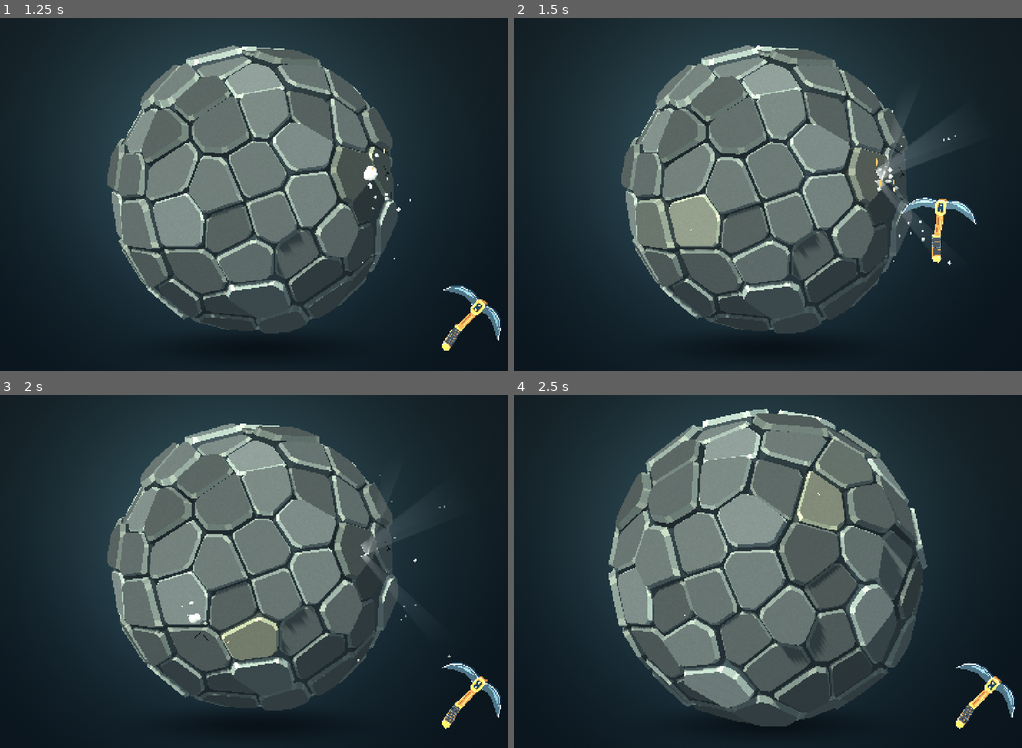
Above: before the commit, frames 1-4 (two rows, left to right).
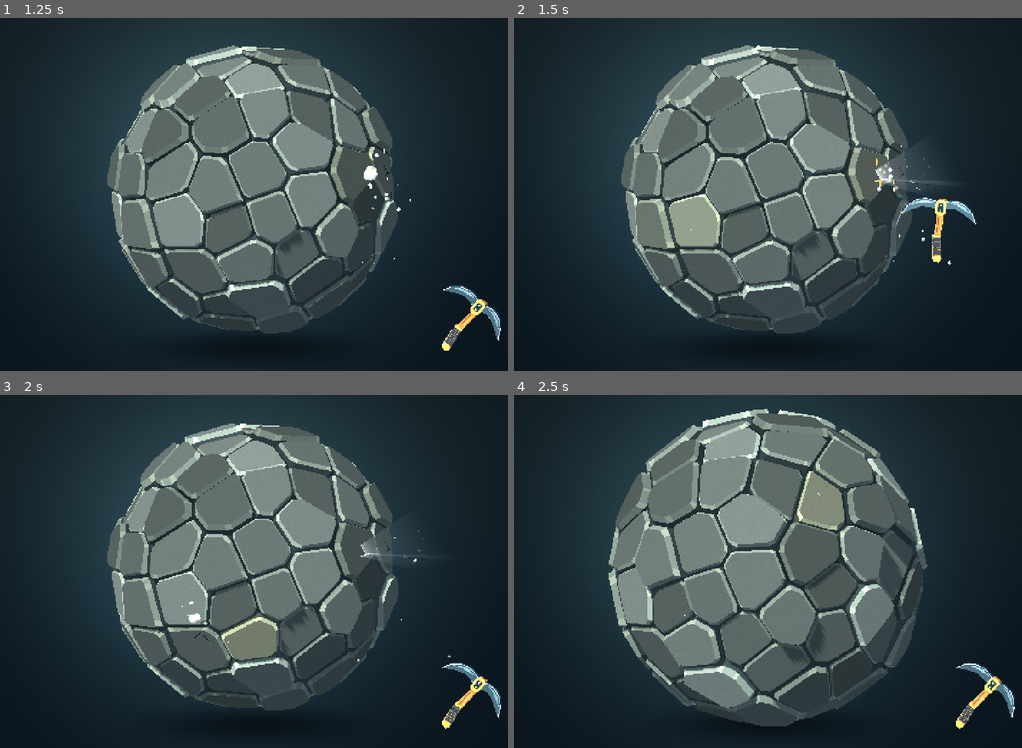
Above: after the commit, the same moments.

Repository: TeamCrocoNoodle/OneMoreOre
Game: Godot game, scene res://scenes/main.tscn
Two runs of this game, one before a commit and one after it. Both use one fixed random seed, a clock stepped at 60 frames per second and the inputs below.
Inputs (mouse positions are in pixels of both pictures, inside the frame that each line leads up to):
- Up to frame 1 (1.25 s): tap Enter at 0.5 s; move the mouse to (365, 176) at 0.52 s; hold D (orbit_right) from 0.53 s (still down); hold Space (mine) from 0.53 s (still down); click (365, 176) at 0.67 s
- Up to frame 2 (1.5 s): release D (orbit_right) at 1.25 s; release Space (mine) at 1.25 s; drag from (666, 212) to (742, 265) at 1.27 s
- Up to frame 3 (2 s): no input
- Up to frame 4 (2.5 s): move the mouse to (818, 493) at 2.02 s; hold D (orbit_right) from 2.03 s (still down); tap G at 2.1 s

Frame 1 is identical in both runs. In frame 2, 0.6% of the frame differs, in the area x 71-87%, y 26-62%; in frame 3, 0.2%; in frame 4, nothing differs.

Commit message:
Light effect changed.

Diff:
--- a/scripts/gem_light.gd
+++ b/scripts/gem_light.gd
@@ -10,8 +10,8 @@
 const GLOW_OFFSET := 0.010
 const RAY_OFFSET := 0.018
 const CRACK_CORE_RATIO := 0.78
-const CRACK_GLOW_RATIO := 2.2
-const SHEET_OPACITY := 0.30
+const CRACK_GLOW_RATIO := 3.0
+const SHEET_OPACITY := 0.26
 const TIER_COLORS: Array[Color] = [
 	Color("f3faff"), Color("64ff86"), Color("4896ff"),
 	Color("ffe15b"), Color("be65ff"), Color("ff4c61")
@@ -26,6 +26,8 @@
 var _rng := RandomNumberGenerator.new()
 var _seed_value := 0
 var _latest_impact := Vector3.ZERO
+var _emitter_position := Vector3.ZERO
+var _projection_scale := 6.0
 var _crack_segments: Array[Dictionary] = []
 var _rays: Array[Dictionary] = []
 var _dust: Array[Dictionary] = []
@@ -46,8 +48,7 @@
 var _configured := false
 
 
-@warning_ignore("unused_parameter")
-func configure(face_points: PackedVector3Array, face_center: Vector3, normal: Vector3, seed_value: int) -> void:
+func configure(face_points: PackedVector3Array, face_center: Vector3, normal: Vector3, seed_value: int, source_position: Vector3 = Vector3.INF) -> void:
 	_ensure_meshes()
 	clear()
 	_normal = normal.normalized() if normal.length_squared() > 0.0001 else Vector3.UP
@@ -55,6 +56,19 @@
 	if _tangent.length_squared() < 0.1:
 		_tangent = _normal.cross(Vector3.RIGHT).normalized()
 	_bitangent = _normal.cross(_tangent).normalized()
+	var extent := 0.0
+	for point in face_points:
+		extent += point.distance_to(face_center)
+	extent = maxf(extent / maxf(float(face_points.size()), 1.0), 0.35)
+	_emitter_position = source_position if source_position != Vector3.INF else face_center - _normal * extent * 0.7
+	# Keep the gem's lateral placement, but give very shallow sockets enough
+	# optical depth that tiny cracks cannot project into enormous triangles.
+	var depth := _normal.dot(face_center - _emitter_position)
+	var minimum_depth := maxf(extent * 0.60, 0.24)
+	if depth < minimum_depth:
+		_emitter_position -= _normal * (minimum_depth - depth)
+		depth = minimum_depth
+	_projection_scale = 1.0 + clampf(extent * 3.5, 1.8, 3.1) / (depth + RAY_OFFSET)
 	_seed_value = seed_value
 	_rng.seed = seed_value
 	_configured = true
@@ -225,24 +239,21 @@
 		var impact: Vector3 = segment.impact
 		var source_t := 0.5
 		var source_point := a.lerp(b, source_t)
-		var tangent := (b - a).normalized()
-		var outward := source_point - impact
-		outward -= _normal * outward.dot(_normal)
-		outward = outward.normalized() if outward.length_squared() > 0.0000001 else tangent
-		if tangent.dot(outward) < 0.0:
-			tangent = -tangent
-		# The light leaves the length of a slit, across its edge. Traveling
-		# along the crack instead would visually collapse the line to a point.
-		var planar := _normal.cross(tangent).normalized()
-		if planar.dot(outward) < 0.0:
-			planar = -planar
-		var fan := _rng.randf_range(0.85, 1.35)
-		var ray_direction := (_normal + planar * fan).normalized()
+		var origin := source_point + _normal * RAY_OFFSET
+		var source_a := a + _normal * RAY_OFFSET
+		var source_b := b + _normal * RAY_OFFSET
+		# One buried light shines THROUGH the complete crack network. Shared
+		# endpoints stay shared at the far end too, just like adjacent sections
+		# of an open door slit. No independent sideways fans or random widening.
+		var tip_a := _emitter_position + (source_a - _emitter_position) * _projection_scale
+		var tip_b := _emitter_position + (source_b - _emitter_position) * _projection_scale
+		var advance := (tip_a + tip_b) * 0.5 - origin
 		_rays.append({
-			"origin": source_point + _normal * RAY_OFFSET,
-			"direction": ray_direction,
-			"length": _rng.randf_range(4.10, 4.80),
-			"width": _rng.randf_range(0.54, 0.74),
+			"origin": origin,
+			"direction": advance.normalized(),
+			"length": advance.length(),
+			"tip_a": tip_a,
+			"tip_b": tip_b,
 			"weight": SHEET_OPACITY * density_scale * (1.0 if bool(segment.fresh) else 0.85),
 			"source_index": int(segment.source_index),
 			"source_hit_id": int(segment.hit_id),
@@ -250,17 +261,13 @@
 			"source_b": b,
 			"source_impact": impact,
 			"source_t": source_t,
-			"tangent": tangent,
-			"outward": outward,
-			"planar": planar,
-			"fan_strength": fan,
 			"fresh": bool(segment.fresh)
 		})
 	for i in range(8):
 		_dust.append({
 			"ray": mini(int(float(i) * float(_rays.size()) / 8.0), _rays.size() - 1),
 			"phase": _rng.randf_range(0.28, 0.61),
-			"size": _rng.randf_range(0.065, 0.095),
+			"size": _rng.randf_range(0.045, 0.065),
 			"offset": Vector2(_rng.randf_range(-0.34, 0.34), _rng.randf_range(-0.25, 0.25))
 		})
 
@@ -325,18 +332,11 @@
 	surface.set_custom_format(0, SurfaceTool.CUSTOM_RGBA_FLOAT)
 	surface.set_custom_format(1, SurfaceTool.CUSTOM_RGBA_FLOAT)
 	for ray in _rays:
-		var origin: Vector3 = ray.origin
-		var direction: Vector3 = ray.direction
-		var length := float(ray.length) * lerpf(0.98, 1.04, _damage)
-		var width := float(ray.width) * lerpf(0.94, 1.08, _damage)
 		var source_a: Vector3 = ray.source_a + _normal * RAY_OFFSET
 		var source_b: Vector3 = ray.source_b + _normal * RAY_OFFSET
-		var side := (source_b - source_a).normalized()
-		var tip := origin + direction * length
-		var tip_width := source_a.distance_to(source_b) * 0.5 + width
 		# Both root vertices sit on the real crack endpoints. The whole line
-		# opens into a widening sheet; it never swivels into a point billboard.
-		_add_beam_quad(surface, source_a, source_b, tip - side * tip_width, tip + side * tip_width, direction * length, float(ray.weight))
+		# projects outward; its edges continue the buried source-to-slit lines.
+		_add_beam_quad(surface, source_a, source_b, ray.tip_a, ray.tip_b, float(ray.weight))
 	_beam_mesh.mesh = surface.commit()
 	# Reuse the exact shaft geometry so the hot source cannot drift off its
 	# fracture or change direction independently of the wider colored beam.
@@ -369,12 +369,12 @@
 	_dust_mesh.custom_aabb = _beam_mesh.mesh.get_aabb().grow(0.75)
 
 
-func _add_beam_quad(surface: SurfaceTool, a: Vector3, b: Vector3, c: Vector3, d: Vector3, advance: Vector3, alpha: float) -> void:
+func _add_beam_quad(surface: SurfaceTool, a: Vector3, b: Vector3, c: Vector3, d: Vector3, alpha: float) -> void:
 	var vertices := PackedVector3Array([a, b, d, a, d, c])
 	var roots := PackedVector3Array([a, b, b, a, b, a])
 	var uvs := PackedVector2Array([Vector2(0, 0), Vector2(1, 0), Vector2(1, 1), Vector2(0, 0), Vector2(1, 1), Vector2(0, 1)])
 	for i in range(6):
-		var travel := advance * uvs[i].y
+		var travel := vertices[i] - roots[i]
 		surface.set_color(Color(1.0, 1.0, 1.0, alpha))
 		surface.set_uv(uvs[i])
 		surface.set_custom(0, Color(roots[i].x, roots[i].y, roots[i].z, 0.0))
--- a/scripts/main.gd
+++ b/scripts/main.gd
@@ -597,11 +597,10 @@
 		light_pulse_history.append(tier)
 		if light_pulse_history.size() > 128:
 			light_pulse_history.pop_front()
-		audio.play_resonance(tier, 1.0 - body.health / body.max_health)
+		if not broken:
+			audio.play_resonance(tier, 1.0 - body.health / body.max_health)
 	effects.impact(point, normal, broken, color, body.is_gem_cover)
-	if broken:
-		audio.play_break(layer)
-	else:
+	if not broken and not body.is_gem_cover:
 		audio.play_hit(0.9, layer)
 	if broken:
 		body.set_process(false)
@@ -616,6 +615,10 @@
 				var exit_point: Vector3 = point - camera.project_ray_normal(screen_position) * (contained_gem.bound_radius + 0.16)
 				if contained_gem.release_from_chunk(self, to_local(exit_point)):
 					auto_collected = _collect_gem(contained_gem, exit_point)
+		# The discovery recording includes its own contact. Ordinary fractures,
+		# or a failed gem release, still receive the stone destruction sound.
+		if not auto_collected:
+			audio.play_break(layer)
 		var fracture_started := Time.get_ticks_usec() if capture_mode else 0
 		var fragments: Array[Dictionary] = body.build_fracture_fragments()
 		effects.shed_fragments(fragments, body.mesh_instance.material_override, placement, normal, point)
--- a/scripts/mining_audio.gd
+++ b/scripts/mining_audio.gd
@@ -1,20 +1,26 @@
 extends Node
-## Reference-recorded mining samples with procedural swing and reward sounds.
+## Reference-recorded stone, ore, and discovery samples with procedural swing and respawn sounds.
 ## The bank is prepared once; playback performs no file loading or synthesis.
 
 const SAMPLE_RATE := 24000
 const PLAYER_COUNT := 14
 const TWO_PI := TAU
-const REVEAL_STEPS: Array[float] = [0.0, 4.0, 7.0, 12.0, 16.0]
 const HIT_SAMPLES: Array[AudioStreamWAV] = [
 	preload("res://assets/audio/mining_hit_01.wav"),
 	preload("res://assets/audio/mining_hit_02.wav"),
 	preload("res://assets/audio/mining_hit_03.wav")
 ]
 const BREAK_SAMPLE: AudioStreamWAV = preload("res://assets/audio/mining_break.wav")
+const ORE_HIT_SAMPLES: Array[AudioStreamWAV] = [
+	preload("res://assets/audio/ore_hit_01.wav"),
+	preload("res://assets/audio/ore_hit_02.wav"),
+	preload("res://assets/audio/ore_hit_03.wav")
+]
+const DISCOVERY_SAMPLE: AudioStreamWAV = preload("res://assets/audio/ore_discovery.wav")
 
 var _hits: Array[AudioStreamWAV] = []
 var _breaks: Array[AudioStreamWAV] = []
+var _ore_hits: Array[AudioStreamWAV] = []
 var _swings: Array[AudioStreamWAV] = []
 var _reveal: AudioStreamWAV
 var _discovery: AudioStreamWAV
@@ -23,6 +29,7 @@
 var _started: Array[int] = []
 var _random := RandomNumberGenerator.new()
 var _hit_index := -1
+var _ore_hit_index := -1
 var _swing_index := 0
 var _last_swing_msec := -1000
 var _last_break_msec := -1000
@@ -32,10 +39,11 @@
 	_random.randomize()
 	_hits.assign(HIT_SAMPLES)
 	_breaks.assign([BREAK_SAMPLE])
+	_ore_hits.assign(ORE_HIT_SAMPLES)
 	for i in range(3):
 		_swings.append(_synthesize("swing", 0.115, 3803 + i * 71))
-	_reveal = _synthesize("reveal", 1.55, 5107)
-	_discovery = _synthesize("reveal", 0.62, 8107)
+	_reveal = DISCOVERY_SAMPLE
+	_discovery = DISCOVERY_SAMPLE
 	_respawn = _synthesize("respawn", 0.56, 7307)
 	for i in range(PLAYER_COUNT):
 		var player := AudioStreamPlayer.new()
@@ -72,19 +80,27 @@
 
 func play_reveal() -> void:
 	if _reveal != null:
-		_play(_reveal, -7.0, 1.0, true)
+		_play(_reveal, -7.0, 0.98, true)
 
 
 func play_discovery(special: bool, variant: int = 0) -> void:
 	if special:
 		play_reveal()
 	elif _discovery != null:
-		_play(_discovery, -10.0, 1.0 + float(variant % 5) * 0.07)
+		_play(_discovery, -9.0, 1.0 + float(clampi(variant, 0, 4)) * 0.018, true)
 
 
 func play_resonance(tier: int, damage_ratio: float) -> void:
-	if _discovery != null:
-		_play(_discovery, -19.0 + clampf(damage_ratio, 0.0, 1.0) * 4.0, pow(2.0, float(clampi(tier, 0, 5)) * 2.0 / 12.0))
+	# The existing resonance API now plays one reference-recorded ore strike.
+	if _ore_hits.is_empty():
+		return
+	if _ore_hit_index < 0:
+		_ore_hit_index = _random.randi_range(0, _ore_hits.size() - 1)
+	else:
+		_ore_hit_index = (_ore_hit_index + _random.randi_range(1, maxi(_ore_hits.size() - 1, 1))) % _ore_hits.size()
+	var volume := -10.0 + clampf(damage_ratio, 0.0, 1.0) * 2.0
+	var pitch := _random.randf_range(0.985, 1.015) * pow(2.0, float(clampi(tier, 0, 5)) * 0.6 / 12.0)
+	_play(_ore_hits[_ore_hit_index], volume, pitch)
 
 
 func play_swing() -> void:
@@ -106,7 +122,7 @@
 func _play(stream: AudioStreamWAV, volume: float, pitch: float, priority: bool = false) -> void:
 	if _players.is_empty():
 		return
-	# Reserve the last voice for gem reveals, so repeated mining cannot cut it off.
+	# Reserve the last voice for both discovery grades, so mining cannot cut off their tails.
 	var voice := _players.size() - 1
 	if not priority:
 		voice = 0
@@ -152,19 +168,6 @@
 				var envelope := pow(sin(PI * progress), 2.2)
 				sample = (mid_noise * 0.72 + high_noise * 0.035) * envelope
 				sample += sin(TWO_PI * (210.0 * t + 900.0 * t * t)) * 0.05 * envelope
-			"reveal":
-				# A major pentatonic glint blooms into a gentle, glassy chord.
-				for i in range(REVEAL_STEPS.size()):
-					var local_t := t - float(i) * 0.06
-					if local_t >= 0.0:
-						var frequency := 659.255 * pow(2.0, REVEAL_STEPS[i] / 12.0)
-						var envelope := minf(local_t / 0.003, 1.0) * exp(-local_t * 3.8)
-						var bell := sin(TWO_PI * frequency * local_t)
-						bell += sin(TWO_PI * frequency * 2.002 * local_t) * 0.24 * exp(-local_t * 5.0)
-						bell += sin(TWO_PI * frequency * 3.97 * local_t) * 0.075 * exp(-local_t * 13.0)
-						sample += bell * envelope * 0.23
-				sample += sin(TWO_PI * 164.814 * t) * 0.2 * minf(t / 0.009, 1.0) * exp(-t * 7.0)
-				sample += mid_noise * 0.055 * exp(-t * 5.5) * minf(t / 0.015, 1.0)
 			"respawn":
 				var progress := t / duration
 				var envelope := pow(sin(PI * progress), 2.0)
--- a/scripts/rock_chunk.gd
+++ b/scripts/rock_chunk.gd
@@ -268,7 +268,7 @@
 		light_node.name = "HiddenGemLight"
 		mesh_instance.add_child(light_node)
 	light_node.call("clear")
-	light_node.call("configure", face_points, face_center, direction, _stone_seed)
+	light_node.call("configure", face_points, face_center, direction, _stone_seed, gem_socket_center)
 	set_process(true)
 
 
--- a/shaders/gem_beam.gdshader
+++ b/shaders/gem_beam.gdshader
@@ -8,22 +8,18 @@
 
 void vertex() {
 	vec3 root = CUSTOM0.xyz;
-	vec3 travel = CUSTOM1.xyz;
-	vec3 spread = VERTEX - root - travel;
-	VERTEX = root + travel * mix(0.72, 1.0, beam_growth) + spread * mix(0.65, 1.0, beam_growth);
+	VERTEX = root + CUSTOM1.xyz * mix(0.72, 1.0, beam_growth);
 }
 
 void fragment() {
 	float across = abs(UV.x * 2.0 - 1.0);
-	float edge = 1.0 - smoothstep(0.92, 1.0, across);
-	float inner_plane = 1.0 - smoothstep(0.54, 0.67, across);
-	float reach = pow(max(1.0 - UV.y, 0.0), 1.18);
-	float source = 1.0 - smoothstep(0.015, 0.20, UV.y);
-	// Color the broad volume without bleaching it against the gray stone.
-	// The separately drawn fissure and its halo provide the additive hot light.
+	// The slit masks the light into a continuous flat band. Its boundaries
+	// start crisp and develop a small penumbra with distance from the opening.
+	float edge = 1.0 - smoothstep(mix(0.99, 0.84, UV.y), 1.0, across);
+	float reach = (1.0 - smoothstep(0.45, 1.0, UV.y)) / (1.0 + UV.y * 3.0);
+	float source = 1.0 - smoothstep(0.0, 0.24, UV.y);
 	vec3 saturated = light_color.rgb * light_color.rgb;
-	vec3 tint = mix(saturated, light_color.rgb, 0.28);
-	tint = mix(tint, vec3(1.0), source * 0.44);
-	ALBEDO = tint * (0.84 + inner_plane * 0.16);
-	ALPHA = clamp(edge * reach * (0.80 + source * 0.20) * pulse_amount * COLOR.a, 0.0, 0.94);
+	vec3 tint = mix(saturated, light_color.rgb, 0.40);
+	ALBEDO = mix(tint, vec3(1.0), source * 0.22);
+	ALPHA = clamp(edge * reach * pulse_amount * COLOR.a, 0.0, 0.80);
 }
--- a/shaders/gem_light.gdshader
+++ b/shaders/gem_light.gdshader
@@ -12,9 +12,7 @@
 void vertex() {
 	if (effect_kind == 4) {
 		vec3 root = CUSTOM0.xyz;
-		vec3 travel = CUSTOM1.xyz;
-		vec3 spread = VERTEX - root - travel;
-		VERTEX = root + travel * mix(0.72, 1.0, beam_growth) + spread * mix(0.65, 1.0, beam_growth);
+		VERTEX = root + CUSTOM1.xyz * mix(0.72, 1.0, beam_growth);
 	} else if (effect_kind == 2) {
 		float travel = CUSTOM0.w + effect_progress * 0.18;
 		float size = CUSTOM1.z * sin(travel * PI);
@@ -31,10 +29,10 @@
 	if (effect_kind == 4) {
 		// Illuminate the entire slit evenly. Keep the hot light close to its
 		// line-shaped root instead of forming a bright triangular point flare.
-		float edge = 1.0 - smoothstep(0.97, 1.0, across);
-		float source = 1.0 - smoothstep(0.005, 0.10, UV.y);
-		alpha = edge * 0.90 * pow(source, 1.5);
-		tint = mix(tint, vec3(1.0), source * 0.24) * 1.30;
+		float edge = 1.0 - smoothstep(mix(0.99, 0.88, UV.y), 1.0, across);
+		float source = exp(-UV.y * 16.0) * (1.0 - smoothstep(0.18, 0.42, UV.y));
+		alpha = edge * 1.75 * source;
+		tint = mix(tint, vec3(1.0), source * 0.32) * 1.45;
 	} else if (effect_kind == 1) {
 		// A hot core stays on the actual fracture, with colored light around it.
 		float core = 1.0 - smoothstep(0.25, 0.72, across);
@@ -46,11 +44,11 @@
 		float distance = centered.x + centered.y;
 		float diamond = 1.0 - smoothstep(0.57, 0.70, distance);
 		float halo = 1.0 - smoothstep(0.45, 1.10, distance);
-		alpha = diamond * 0.84 + halo * 0.16;
+		alpha = (diamond * 0.84 + halo * 0.16) * 0.65;
 		tint = mix(tint, vec3(1.0), diamond * 0.28) * 1.16;
 	} else {
 		// Only a narrow halo spills onto the neighboring rock surface.
-		alpha = pow(max(1.0 - across, 0.0), 1.55) * 0.34;
+		alpha = pow(max(1.0 - across, 0.0), 1.85) * 0.42;
 		tint *= 1.12;
 	}
 	ALBEDO = tint;
--- a/tests/validate_gem_light.gd
+++ b/tests/validate_gem_light.gd
@@ -157,6 +157,7 @@
 	promoted.hit(0.25, promoted.mesh_instance.to_global(point_b))
 	_check(_old_cracks_remain(before_promotion, promoted.get_visible_crack_segments()), "The first cover pulse retains cracks made before the gem was discovered")
 	_check(_light_matches_cracks(promoted), "A promoted cover's light uses its existing and new visible cracks")
+	_check(_projected_sheets_follow_source(promoted), "Each promoted-cover sheet projects its complete crack edge from one internal light source")
 	_check(_halo_follows_cracks(promoted), "The fissure halo widens around the stone's actual existing and new crack traces")
 
 	var transformed := Node3D.new()
@@ -174,6 +175,7 @@
 	var rays_before: Array[Dictionary] = cover.light_node.get("_rays").duplicate(true)
 	_check(cover.latest_impact_local.distance_to(point_a) < 0.001, "Rotated and recoiling cover maps the world strike to the visible face")
 	_check(_light_matches_cracks(cover), "Initial beam origins and luminous fissures follow the real cracks under rotation and recoil")
+	_check(_projected_sheets_follow_source(cover), "The internal source projects continuous straight sheets under rotation, nonuniform scale and recoil")
 	_check(_halo_follows_cracks(cover), "The fissure halo shares the visible crack centerlines under rotation and recoil")
 	cover.mesh_instance.position = -cover.direction * 0.093
 	cover.hit(0.2, cover.mesh_instance.to_global(point_b))
@@ -185,6 +187,7 @@
 	_check(_ray_field_changes(rays_before, rays_after, "direction", 0.015), "Moving the impact changes the beams' fan directions")
 	_check(_rays_reference_impact(rays_after, point_b), "The new beam pulse includes geometry rooted at the latest impact")
 	_check(_light_matches_cracks(cover), "Moved beams and fissures share the visible crack geometry in world space")
+	_check(_projected_sheets_follow_source(cover), "Moved damage retains shared projected endpoints instead of opening gaps between connected crack sections")
 	_check(_halo_follows_cracks(cover), "Moving the impact updates the halo around both retained and newly created cracks")
 
 	var tangent := (point_b - point_a).normalized()
@@ -198,6 +201,7 @@
 	_check(_visible_crack_covers(last_nearby, repeated) and _old_cracks_remain(before_move, repeated), "Repeated nearby hits keep old damage and leave the current strike covered by an actual visible crack ribbon")
 	_check(repeated.size() <= 18 and _large_crack_groups(repeated) <= 2, "Nearby hits stay within two compact crack networks instead of adding a fan or connector for every contact")
 	_check(_light_matches_cracks(cover), "Repeated pulses remain bounded and attached to the actual visible cracks")
+	_check(_projected_sheets_follow_source(cover), "Repeated hits preserve one coherent projection through all retained crack edges")
 	_check(_halo_follows_cracks(cover), "Repeated nearby damage keeps its halo centered on the accumulated visible crack traces")
 	var pulses_before_fatal: int = cover.light_node.pulse_count
 	cover.hit(cover.health, cover.mesh_instance.to_global(point_c))
@@ -324,6 +328,85 @@
 	return true
 
 
+func _projected_sheets_follow_source(cover: Chunk) -> bool:
+	var light := cover.light_node
+	var emitter_value = light.get("_emitter_position")
+	if not emitter_value is Vector3:
+		return false
+	var emitter: Vector3 = emitter_value
+	var shafts := light.get_node_or_null("LightShafts") as MeshInstance3D
+	var sources := light.get_node_or_null("LightSources") as MeshInstance3D
+	if shafts == null or shafts.mesh == null or sources == null or sources.mesh != shafts.mesh:
+		return false
+	var arrays := shafts.mesh.surface_get_arrays(0)
+	var vertices: PackedVector3Array = arrays[Mesh.ARRAY_VERTEX]
+	var roots: PackedFloat32Array = arrays[Mesh.ARRAY_CUSTOM0]
+	var travel: PackedFloat32Array = arrays[Mesh.ARRAY_CUSTOM1]
+	var rays: Array[Dictionary] = light.get("_rays")
+	if vertices.size() != rays.size() * 6 or roots.size() != vertices.size() * 4 or travel.size() != roots.size():
+		return false
+	var common_scale := -1.0
+	var projected_endpoints: Dictionary = {}
+	var shared_endpoints := 0
+	for ray_index in rays.size():
+		var ray := rays[ray_index]
+		var first := ray_index * 6
+		var root_a := vertices[first]
+		var root_b := vertices[first + 1]
+		var tip_a := vertices[first + 5]
+		var tip_b := vertices[first + 2]
+		if not root_a.is_finite() or not root_b.is_finite() or not tip_a.is_finite() or not tip_b.is_finite():
+			return false
+		if not ray.has("tip_a") or not ray.has("tip_b") or Vector3(ray.tip_a).distance_to(tip_a) > 0.001 or Vector3(ray.tip_b).distance_to(tip_b) > 0.001:
+			return false
+		var origin: Vector3 = ray.origin
+		var expected_direction := (origin - emitter).normalized()
+		if expected_direction.length_squared() < 0.9 or expected_direction.dot(ray.direction) < 0.9999:
+			return false
+		# The stored, actually rendered far corners must lie beyond their roots
+		# on rays from the same emitter, with one magnification for the whole net.
+		for pair: Array in [[root_a, tip_a], [root_b, tip_b]]:
+			var root_point: Vector3 = pair[0]
+			var tip_point: Vector3 = pair[1]
+			var from_source := root_point - emitter
+			var to_tip := tip_point - emitter
+			if from_source.length_squared() <= 0.000001:
+				return false
+			var factor := to_tip.dot(from_source) / from_source.length_squared()
+			if factor <= 1.01 or to_tip.cross(from_source).length() / from_source.length() > 0.001:
+				return false
+			if common_scale < 0.0:
+				common_scale = factor
+			elif absf(factor - common_scale) > 0.001:
+				return false
+			var key := Vector3i(roundi(root_point.x * 100000.0), roundi(root_point.y * 100000.0), roundi(root_point.z * 100000.0))
+			if projected_endpoints.has(key):
+				shared_endpoints += 1
+				if Vector3(projected_endpoints[key]).distance_to(tip_point) > 0.001:
+					return false
+			else:
+				projected_endpoints[key] = tip_point
+		var source_edge := root_b - root_a
+		var far_edge := tip_b - tip_a
+		if source_edge.length_squared() <= 0.00000001 or far_edge.distance_to(source_edge * common_scale) > 0.001:
+			return false
+		var sheet_normal := source_edge.cross(tip_a - root_a)
+		if sheet_normal.length_squared() <= 0.000000000001 or absf(sheet_normal.normalized().dot(tip_b - root_a)) > 0.001:
+			return false
+		# Inspect the uploaded GPU-animation inputs as well as the rest mesh.
+		# Every root stays fixed; far vertices carry their own endpoint's full
+		# displacement, so growth cannot collapse the source line or tear a seam.
+		for corner in 6:
+			var index := first + corner
+			var offset := index * 4
+			var encoded_root := Vector3(roots[offset], roots[offset + 1], roots[offset + 2])
+			var encoded_travel := Vector3(travel[offset], travel[offset + 1], travel[offset + 2])
+			var expected_root := root_b if corner in [1, 2, 4] else root_a
+			if encoded_root.distance_to(expected_root) > 0.001 or encoded_travel.distance_to(vertices[index] - expected_root) > 0.001:
+				return false
+	return common_scale > 1.0 and shared_endpoints > 0
+
+
 func _halo_follows_cracks(cover: Chunk) -> bool:
 	var halo := cover.light_node.get_node_or_null("FissureGlow") as MeshInstance3D
 	var core := cover.light_node.get_node_or_null("LitFissures") as MeshInstance3D
Not shown, added: assets/audio/ore_discovery.wav.import
Not shown, added: assets/audio/ore_hit_01.wav.import
Not shown, added: assets/audio/ore_hit_02.wav.import
Not shown, added: assets/audio/ore_hit_03.wav.import
Not shown, changed: .gitignore
Not shown, changed: README.md
Not shown, changed: assets/audio/README.md
Not shown, added: assets/audio/ore_discovery.wav
Not shown, added: assets/audio/ore_hit_01.wav
Not shown, added: assets/audio/ore_hit_02.wav
Not shown, added: assets/audio/ore_hit_03.wav
Not shown, added: tools/audio/prepare_ore_reference.py
(and 1 more such lines)
